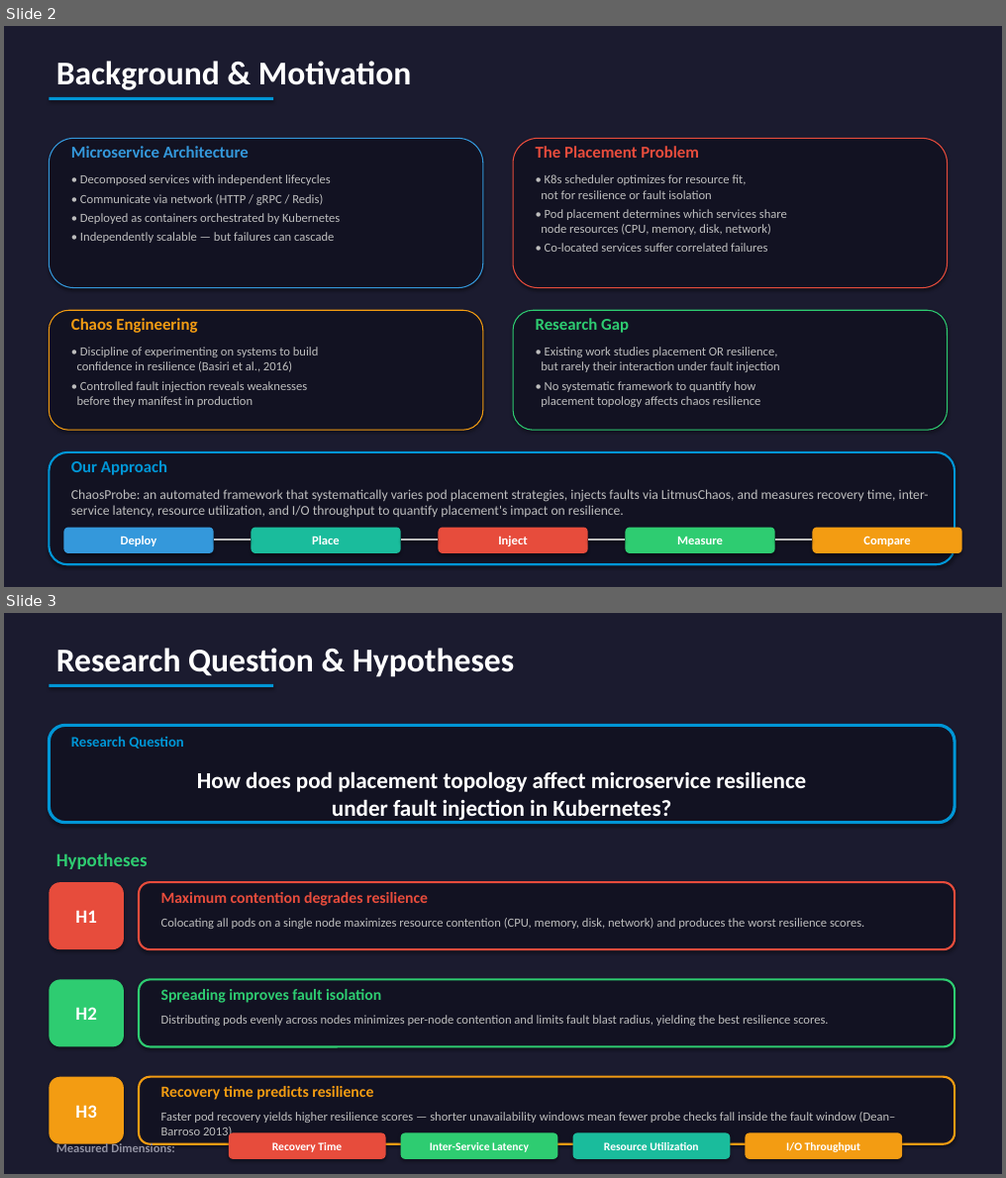
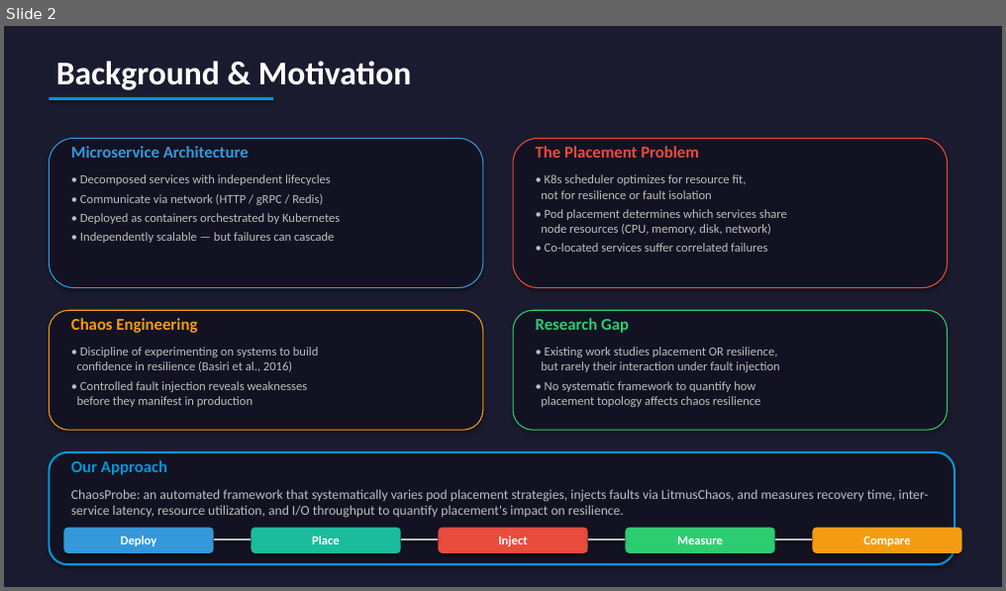
Before and after one commit to yhu02/uva-msc-thesis, a slide deck: ChaosProbe_Presentation.pptx. Shown one above the other, each under a label of ours: slides 2 and 3 before the commit, slide 2 after it. The pictures are 1006x1178 and 1006x591 pixels, drawn with LibreOffice and Linux fonts; fonts in the diff are those of the drawing. Boxes give left, top, right and bottom in pixels: in the first picture for what was removed or moved away, otherwise in the second. Text is boxed around its words. In the diff, an @@ line names an element or a change of style, - is before the commit and + after.

```diff
--- a/ChaosProbe_Presentation.pptx
+++ b/ChaosProbe_Presentation.pptx
@@ slide 3 removed at bbox=[4, 613, 1002, 1174], background #1B1B2F @@
@@ text removed at bbox=[56, 648, 514, 677] @@
-Research Question & Hypotheses
@@ rectangle removed at bbox=[49, 684, 273, 687] @@
@@ rounded rectangle removed at bbox=[49, 725, 954, 823] @@
@@ text removed at bbox=[71, 736, 184, 749] @@
-Research Question
@@ text removed at bbox=[197, 771, 806, 823] @@
-How does pod placement topology affect microservice resilience
-under fault injection in Kubernetes?
@@ text removed at bbox=[56, 853, 148, 869] @@
-Hypotheses
@@ rounded rectangle removed at bbox=[49, 882, 124, 950] @@
-H1
@@ rounded rectangle removed at bbox=[139, 882, 954, 950] @@
@@ text removed at bbox=[161, 892, 428, 906] @@
-Maximum contention degrades resilience
@@ text removed at bbox=[161, 918, 864, 929] @@
-Colocating all pods on a single node maximizes resource contention (CPU, memory, disk, network) and produces the worst resilience scores.
@@ rounded rectangle removed at bbox=[49, 980, 124, 1048] @@
-H2
@@ rounded rectangle removed at bbox=[139, 980, 954, 1048] @@
@@ text removed at bbox=[161, 989, 381, 1003] @@
-Spreading improves fault isolation
@@ text removed at bbox=[161, 1015, 828, 1026] @@
-Distributing pods evenly across nodes minimizes per-node contention and limits fault blast radius, yielding the best resilience scores.
@@ rounded rectangle removed at bbox=[49, 1077, 124, 1145] @@
-H3
@@ rounded rectangle removed at bbox=[139, 1077, 954, 1145] @@
@@ text removed at bbox=[161, 1086, 373, 1100] @@
-Recovery time predicts resilience
@@ text removed at bbox=[161, 1112, 896, 1140] @@
-Faster pod recovery yields higher resilience scores — shorter unavailability windows mean fewer probe checks fall inside the fault window (Dean–Barroso 2013).
@@ text removed at bbox=[56, 1142, 174, 1153] @@
-Measured Dimensions:
@@ rounded rectangle removed at bbox=[229, 1134, 386, 1159] @@
-Recovery Time
@@ rounded rectangle removed at bbox=[401, 1134, 558, 1159] @@
-Inter-Service Latency
@@ rounded rectangle removed at bbox=[573, 1134, 731, 1159] @@
-Resource Utilization
@@ rounded rectangle removed at bbox=[746, 1134, 902, 1159] @@
-I/O Throughput
```
Also in this commit, not shown: 7 slides changed, 1 slide added, 2 other files.
